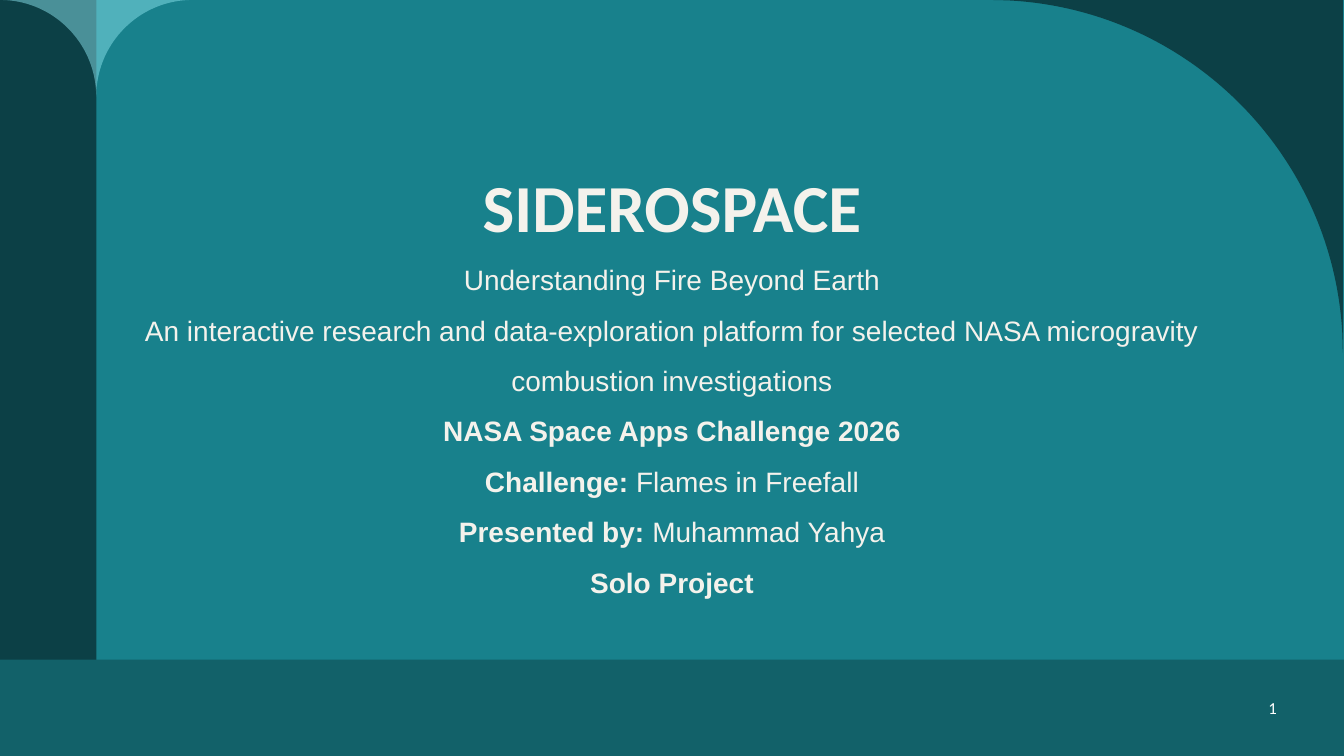
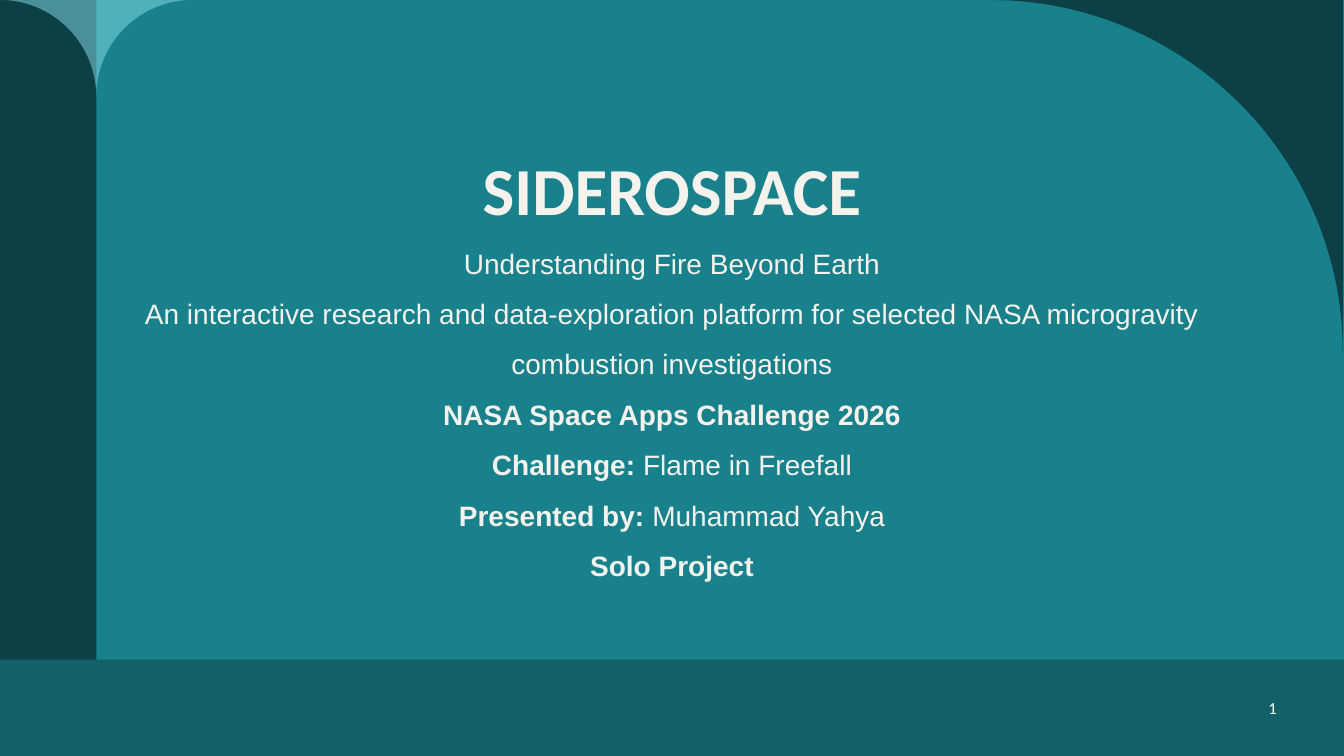
Before and after one commit to Muhamad-Yahya/SideroSpace, a slide deck: slide 1 of Presentation/SidroSpace-Project Presentation.pptx. Drawn at 1344x756 pixels with LibreOffice and Linux fonts; fonts in the diff are those of the drawing. Boxes give left, top, right and bottom in pixels: in the first picture for what was removed or moved away, otherwise in the second. Text is boxed around its words. In the diff, an @@ line names an element or a change of style, - is before the commit and + after.

```diff
--- a/Presentation/SidroSpace-Project Presentation.pptx
+++ b/Presentation/SidroSpace-Project Presentation.pptx
@@ title at <box>145,171,1198,581</box>: text changed @@
-SIDEROSPACE
-Understanding Fire Beyond Earth
-An interactive research and data-exploration platform for selected NASA microgravity combustion investigations
-NASA Space Apps Challenge 2026
-Challenge: Flames in Freefall
-Presented by: Muhammad Yahya
-Solo Project
+SIDEROSPACE
+Understanding Fire Beyond Earth
+An interactive research and data-exploration platform for selected NASA microgravity combustion investigations
+NASA Space Apps Challenge 2026
+Challenge: Flame in Freefall
+Presented by: Muhammad Yahya
+Solo Project
```
Also in this commit, not shown: 1 other slide changed, 13 other files.
